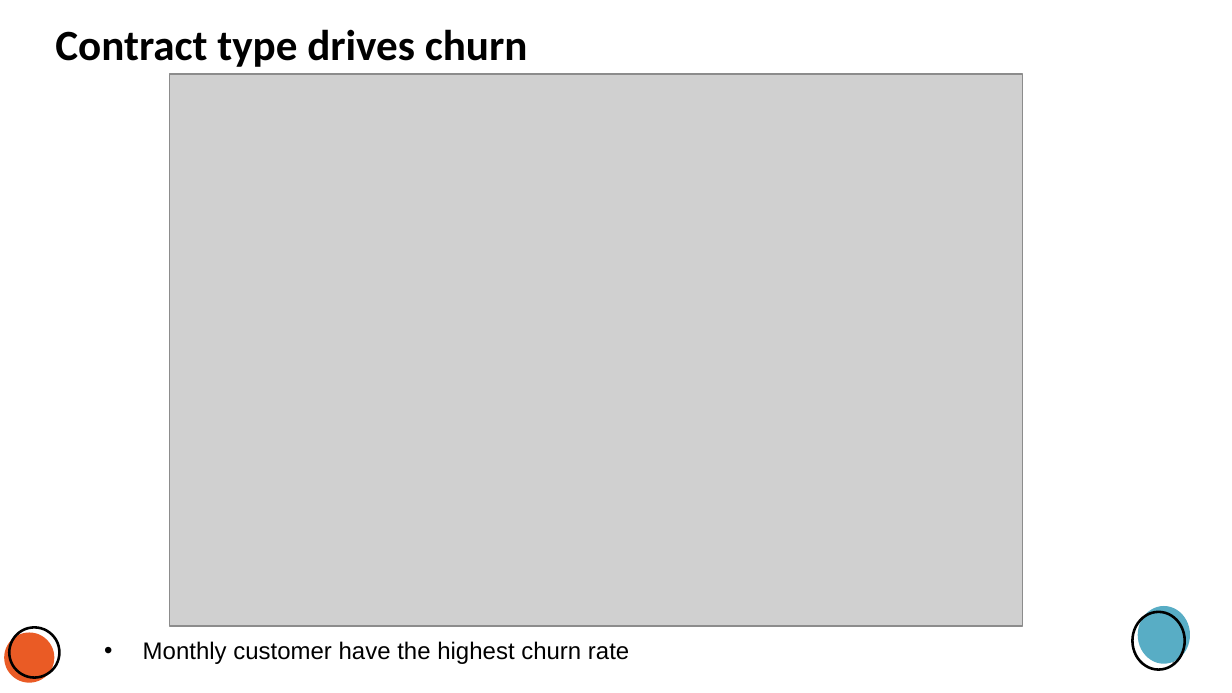
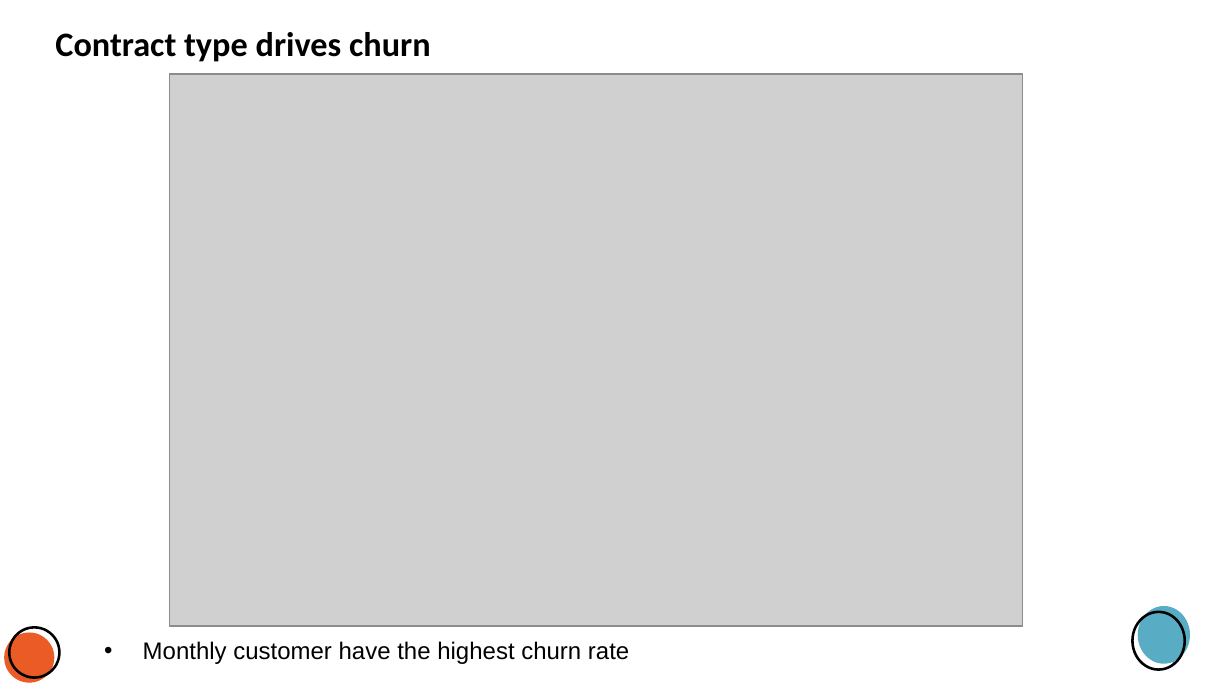
Before and after one commit to gwillcoding/ML_project, a slide deck: slide 7 of Project_presentation.pptx. Drawn at 1232x693 pixels with LibreOffice and Linux fonts; fonts in the diff are those of the drawing; grey boxes stand for pictures; background and template pictures are left out. Boxes give left, top, right and bottom in pixels: in the first picture for what was removed or moved away, otherwise in the second. Text is boxed around its words. In the diff, an @@ line names an element or a change of style, - is before the commit and + after.

```diff
--- a/Project_presentation.pptx
+++ b/Project_presentation.pptx
@@ title "Contract type drives churn" at [55,32,431,62]: size 25.2 to 20 pt @@
```
Also in this commit, not shown: 8 other slides changed, 2 slides added, 1 slide removed, 1 other file.
